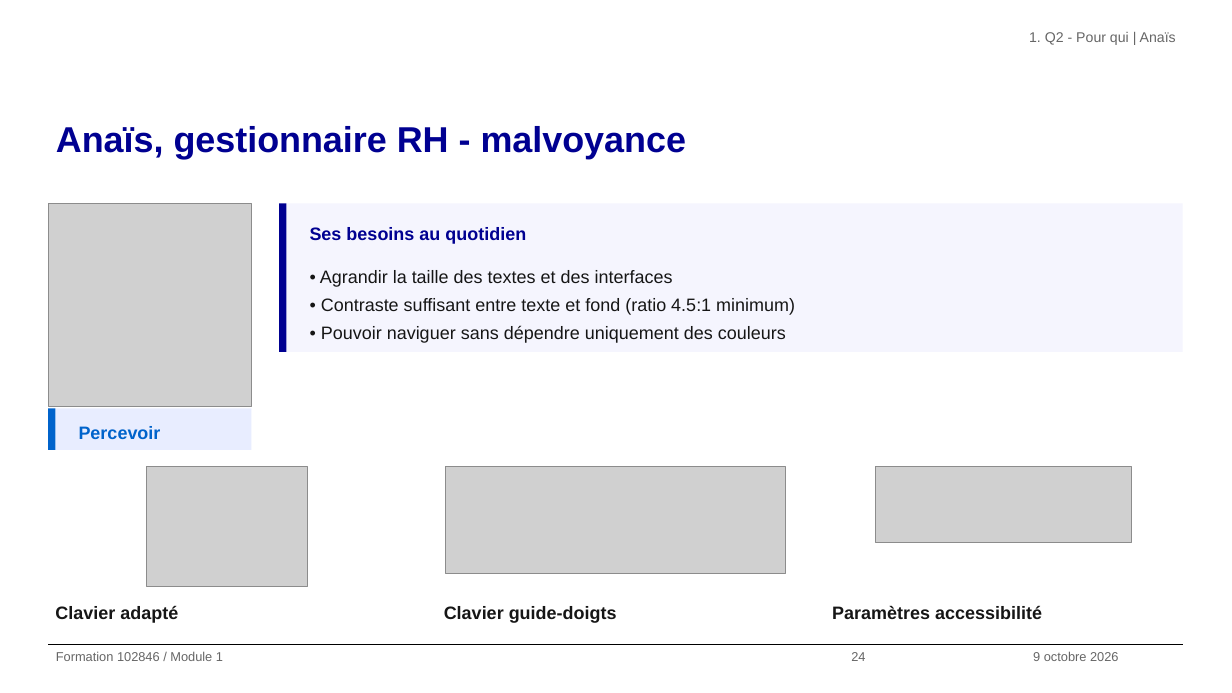
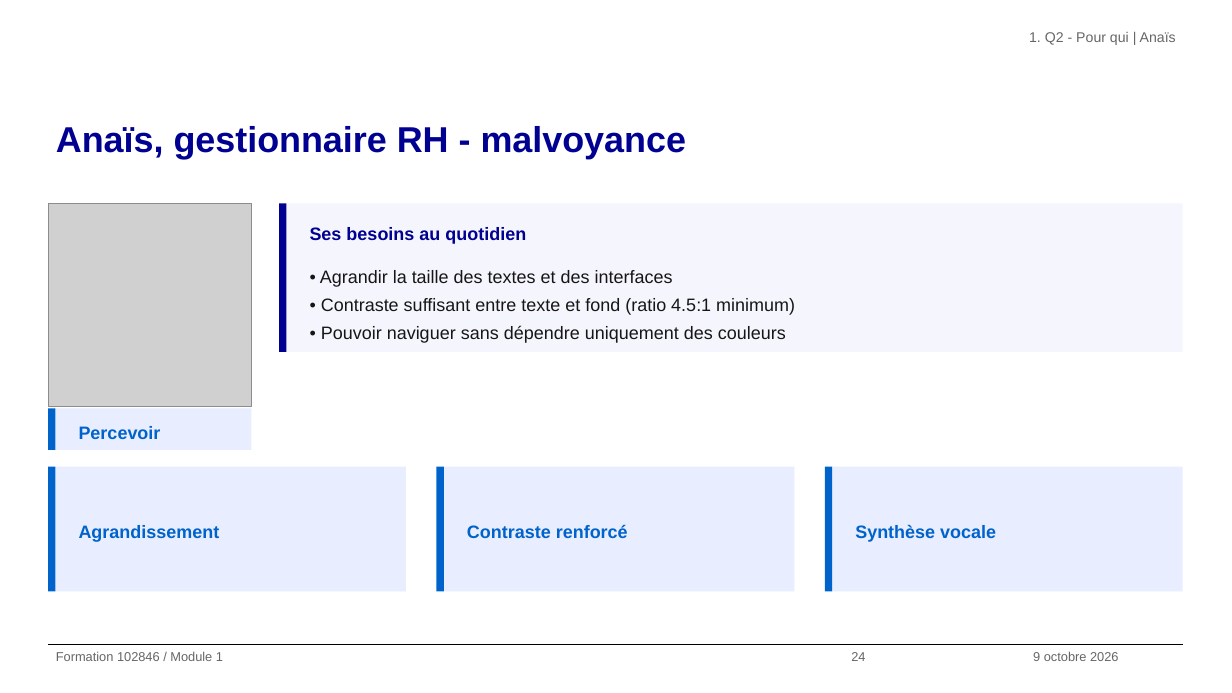
Before and after one commit to alexandra-guiderdoni/usine-fabrication-igpde-102846-ay11, a slide deck: slide 24 of livrables-IGPDE-2026-102846/Formateur/support-formation-102846-2026-IGPDE.pptx. Drawn at 1232x693 pixels with LibreOffice and Linux fonts; fonts in the diff are those of the drawing; grey boxes stand for pictures; background and template pictures are left out. Boxes give left, top, right and bottom in pixels: in the first picture for what was removed or moved away, otherwise in the second. Text is boxed around its words. In the diff, an @@ line names an element or a change of style, - is before the commit and + after.

```diff
--- a/livrables-IGPDE-2026-102846/Formateur/support-formation-102846-2026-IGPDE.pptx
+++ b/livrables-IGPDE-2026-102846/Formateur/support-formation-102846-2026-IGPDE.pptx
@@ rectangle added at (x1=48, y1=467, x2=55, y2=592), fill #0063CB @@
@@ rectangle added at (x1=55, y1=467, x2=406, y2=592), fill #E8EDFF @@
@@ picture removed at (x1=147, y1=467, x2=307, y2=587) @@
@@ rectangle added at (x1=436, y1=467, x2=444, y2=592), fill #0063CB @@
@@ rectangle added at (x1=444, y1=467, x2=794, y2=592), fill #E8EDFF @@
@@ picture removed at (x1=445, y1=467, x2=785, y2=574) @@
@@ rectangle added at (x1=825, y1=467, x2=833, y2=592), fill #0063CB @@
@@ rectangle added at (x1=833, y1=467, x2=1183, y2=592), fill #E8EDFF @@
@@ picture removed at (x1=876, y1=467, x2=1132, y2=543) @@
@@ text added at (x1=79, y1=525, x2=220, y2=542), 14 pt, text #0063CB, bold @@
+Agrandissement
@@ text added at (x1=467, y1=525, x2=628, y2=538), 14 pt, text #0063CB, bold @@
+Contraste renforcé
@@ text added at (x1=855, y1=525, x2=996, y2=542), 14 pt, text #0063CB, bold @@
+Synthèse vocale
@@ text removed at (x1=55, y1=605, x2=178, y2=623) @@
-Clavier adapté
@@ text removed at (x1=444, y1=606, x2=617, y2=623) @@
-Clavier guide-doigts
@@ text removed at (x1=832, y1=605, x2=1042, y2=619) @@
-Paramètres accessibilité
```
Also in this commit, not shown: 7 other slides changed, 18 other files.
